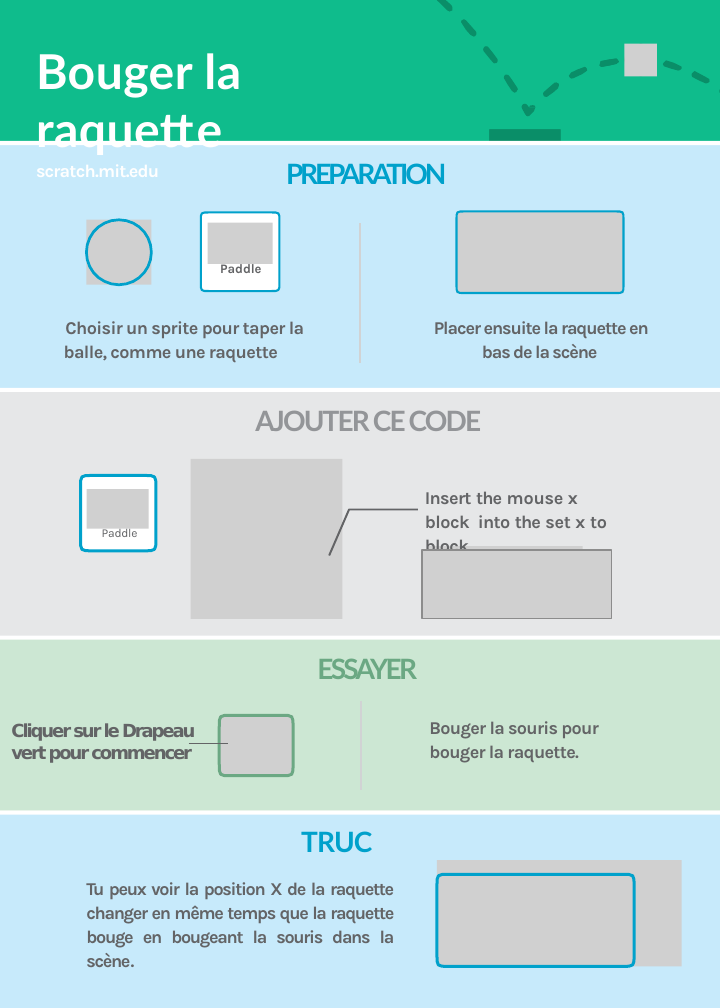
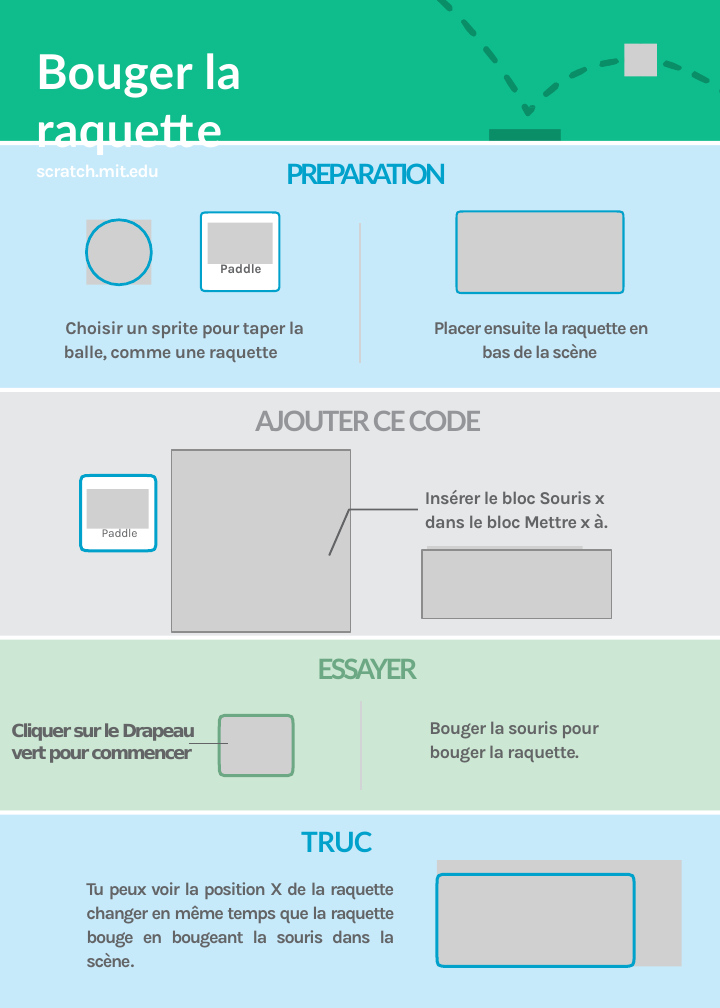
Before and after one commit to kripskroll/French-Scratch-Resources, a slide deck: slide 6 of cards/pong-cards.pptx. Drawn at 720x1008 pixels with LibreOffice and Linux fonts; fonts in the diff are those of the drawing; grey boxes stand for pictures; background and template pictures are left out. Boxes give left, top, right and bottom in pixels: in the first picture for what was removed or moved away, otherwise in the second. Text is boxed around its words. In the diff, an @@ line names an element or a change of style, - is before the commit and + after.

```diff
--- a/cards/pong-cards.pptx
+++ b/cards/pong-cards.pptx
@@ picture: place and size @@
-picture at [190,459,341,619]
+picture at [171,451,350,632]
@@ text at [425,490,608,528]: text changed @@
-Insert the mouse x block into the set x to block.
+Insérer le bloc Souris x dans le bloc Mettre x à.
```
Also in this commit, not shown: 1 other slide changed.
